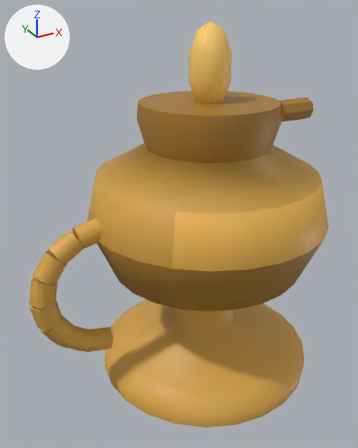
Two versions of the glTF model godot/art/models/room/oil_lamp.glb, one commit apart.
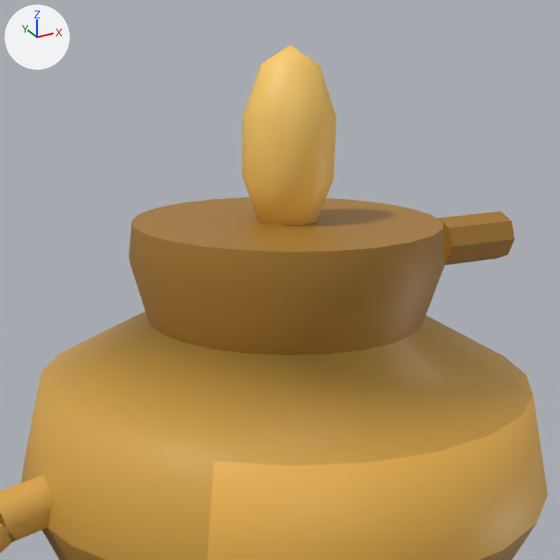
Each version is shown whole from a camera (50 mm lens) standing at (-6.65, -10.55, 9.75) and looking at (-0.89, -0.08, 4.52), then close up on the part from 22% to 93% of the width and 0% to 57% of the height. The lights are fixed; the arrows at upper left show +X, +Y and +Z. The last two pictures show the newer version.

The older version as bpy lines, for what is in view:
```python
me_body = bpy.data.meshes.new('body')
me_body.from_pydata(...)  # 408 vertices, 750 faces; spans x -4.91..3.2, y -3.2..3.2, z 0.0..7.6
me_body.materials.append(mat_defaultmaterial)
me_body_nl = bpy.data.meshes.new('body_nl')
me_body_nl.from_pydata(...)  # a UV sphere (8 segments, 5 rings, poles along z) spanning x -0.52..0.52, y -0.52..0.52, z 7.35..9.44; a UV sphere (6 segments, 4 rings, poles along z) spanning x -0.24..0.24, y -0.38..0.18, z 7.75..8.65
me_body_nl.materials.append(mat_defaultmaterial_001)
ob_body = bpy.data.objects.new('body', me_body)
ob_body.location = (0.0, 0.0, 0.0)
ob_body_nl = bpy.data.objects.new('body_nl', me_body_nl)
ob_body_nl.location = (0.0, 0.0, 0.0)
```
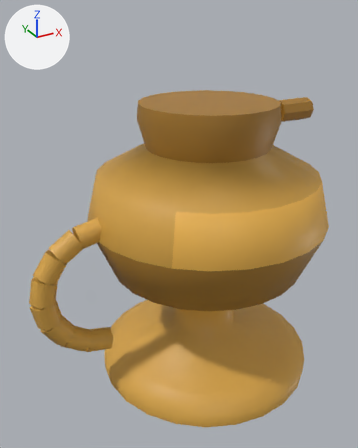
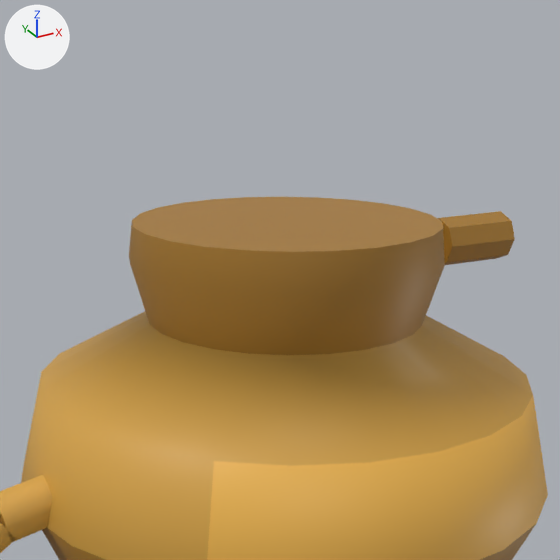
What changed in the scene script:
```text
Remove ob_body_nl:
    ob_body_nl = bpy.data.objects.new('body_nl', me_body_nl)
    ob_body_nl.location = (0.0, 0.0, 0.0)
```

Location of each change, (x1, y1, x2, y2) in pixels of the close-ups (560 x 560 px):
'body_nl', deleted (orange)
    before: (242, 44, 336, 226)
